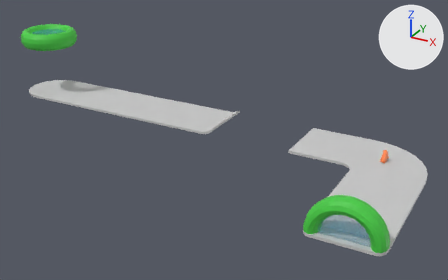
The glTF model stage1_v2.glb, before and after one commit.
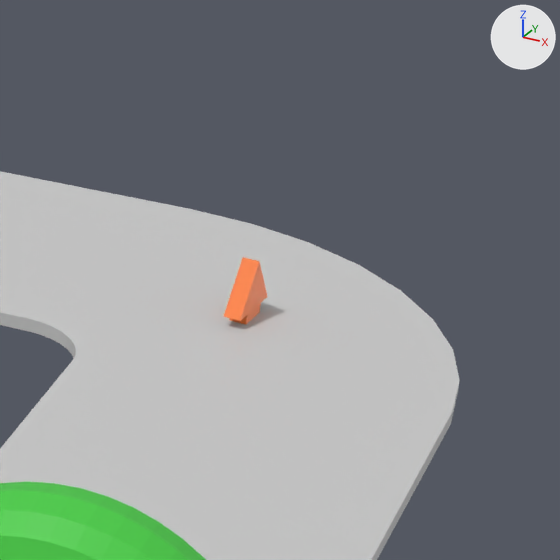
Each version appears first whole from a 50 mm lens placed at (180.2, -294.6, 153.7), pointed at (14.2, 7.2, 2.8), and next in a close-up on the part from 75% to 100% of the width and 35% to 75% of the height. The axes (+X, +Y, +Z) are drawn at upper right. The lights are the same throughout. Where no turn or scale is listed for an object, it has been applied to the vertices.

The first close-up shows 'End', 'Ground', 'Powerup'.
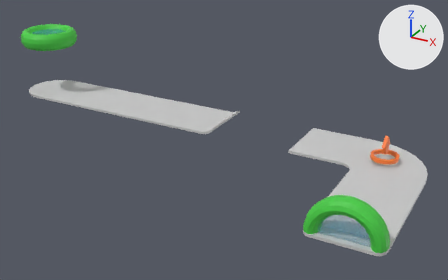
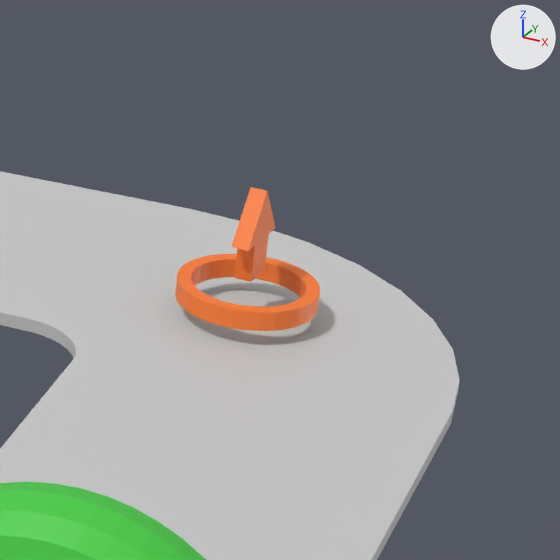
The newer file is also turned or shifted as a whole; pictures and numbers use the older file's frame.

What changed in the scene script:
```text
Change ob_powerup:
    ob_powerup.location: (106.0, 30.0, 1.3) -> (106.0, 30.0, 10.0)
```

What differs and where, as boxes [x1, y1, x2, y2] in the close-ups (560 x 560 px):
'Powerup', moved
    before: [223, 257, 267, 325]
    after: [175, 187, 320, 331]
